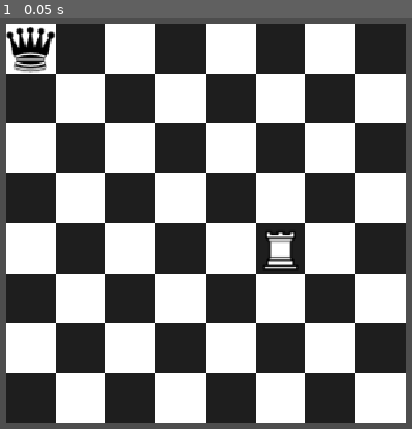
Above: before the commit, frame 1.
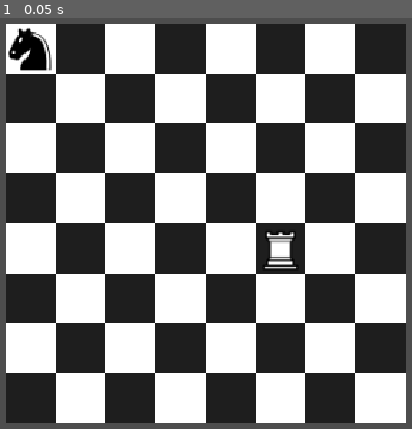
Above: after the commit, the same moment.

Repository: ConnorP12/Chess
Game: Godot game, scene res://Scenes/Chess.tscn
Two runs of this game, one before a commit and one after it. Both use one fixed random seed, a clock stepped at 60 frames per second and the inputs below.
Inputs:
- Up to frame 1 (0.05 s): no input

The runs differ from the first frame. In frame 1, 0.8% of the frame differs, in the area x 1-14%, y 2-14%.

Commit message:
made the knight and pieces only move on their turn

Diff:
--- /dev/null
+++ b/Scenes/knight.tscn
@@ -0,0 +1,41 @@
+[gd_scene format=3 uid="uid://bm7ncglpfst7s"]
+
+[ext_resource type="Script" uid="uid://dex4gjgpkg6tu" path="res://Scripts/knight.gd" id="1_43hye"]
+[ext_resource type="Texture2D" uid="uid://bjneg3fh7mu2e" path="res://Assets/ChessTextures/BKnight.svg" id="2_rslyr"]
+[ext_resource type="Texture2D" uid="uid://dnp45xyp0eesa" path="res://Assets/ChessTextures/WKnight.svg" id="3_5h62n"]
+
+[sub_resource type="AtlasTexture" id="AtlasTexture_nf5tg"]
+atlas = ExtResource("2_rslyr")
+region = Rect2(0, 0, 45, 45)
+
+[sub_resource type="AtlasTexture" id="AtlasTexture_3ejob"]
+atlas = ExtResource("3_5h62n")
+region = Rect2(0, 0, 45, 45)
+
+[sub_resource type="SpriteFrames" id="SpriteFrames_ogjxi"]
+animations = [{
+"frames": [{
+"duration": 1.0,
+"texture": SubResource("AtlasTexture_nf5tg")
+}],
+"loop": true,
+"name": &"black",
+"speed": 0.0
+}, {
+"frames": [{
+"duration": 1.0,
+"texture": SubResource("AtlasTexture_3ejob")
+}],
+"loop": true,
+"name": &"white",
+"speed": 0.0
+}]
+
+[node name="Knight" type="Node2D" unique_id=1987616563]
+scale = Vector2(0.4, 0.4)
+script = ExtResource("1_43hye")
+metadata/_custom_type_script = "uid://dvvejrnsfnkb8"
+
+[node name="AnimatedSprite2D" type="AnimatedSprite2D" parent="." unique_id=918428712]
+sprite_frames = SubResource("SpriteFrames_ogjxi")
+animation = &"white"
--- a/Scripts/chess.gd
+++ b/Scripts/chess.gd
@@ -6,6 +6,7 @@
 @onready var human = preload("res://Scenes/human.tscn")
 @onready var rook = preload("res://Scenes/rook.tscn")
 @onready var queen = preload("res://Scenes/queen.tscn")
+@onready var knight = preload("res://Scenes/knight.tscn")
 @onready var board = %Board
 var player = {}
 # Called when the node enters the scene tree for the first time.
@@ -20,7 +21,7 @@
 	for p in player.values():
 		add_child(p)
 	# add a piece
-	player["black"].piece.append(queen.instantiate())
+	player["black"].piece.append(knight.instantiate())
 	player["white"].piece.append(rook.instantiate())
 	player["white"].add_pieces()
 
@@ -36,16 +37,19 @@
 
 	for piece in player["black"].piece:
 		piece.moves = piece.possible_moves(player["white"].piece, player["black"].piece)
+		piece.turn = false
 
 	player["white"].turn = not player["white"].turn
 	for piece in player["white"].piece:
 		piece.moves = piece.possible_moves(player["black"].piece, player["white"].piece)
+		piece.turn = true
 
 
 
 func _on_player_turn_over() -> void:
 	player["black"].turn = not player["black"].turn
 	for piece in player["black"].piece:
+		piece.turn = not piece.turn
 		piece.moves = piece.possible_moves(player["white"].piece, player["black"].piece)
 		if player["black"].turn == true:
 			for enemyPiece in player["white"].piece:
@@ -55,6 +59,7 @@
 
 	player["white"].turn = not player["white"].turn
 	for piece in player["white"].piece:
+		piece.turn = not piece.turn
 		piece.moves = piece.possible_moves(player["black"].piece, player["white"].piece)
 		if player["white"].turn == true:
 			for enemyPiece in player["black"].piece:
--- /dev/null
+++ b/Scripts/knight.gd
@@ -0,0 +1,28 @@
+extends Piece
+
+
+# Called when the node enters the scene tree for the first time.
+func _process(_delta: float) -> void:
+	super(_delta)
+	$AnimatedSprite2D.play(colour)
+
+func possible_moves(enemyPieces: Array[Piece], teamPieces: Array[Piece]) -> Array:
+	var newMoves: Array
+
+	if goTo(boardPosition, -1, -2,  enemyPieces, teamPieces):
+		newMoves.append(Vector2i(boardPosition.x + -1, boardPosition.y + -2))
+	if goTo(boardPosition, 1, -2,  enemyPieces, teamPieces):
+		newMoves.append(Vector2i(boardPosition.x + 1, boardPosition.y + -2))
+	if goTo(boardPosition, 2, -1,  enemyPieces, teamPieces):
+		newMoves.append(Vector2i(boardPosition.x + 2, boardPosition.y + -1))
+	if goTo(boardPosition, 2, 1,  enemyPieces, teamPieces):
+		newMoves.append(Vector2i(boardPosition.x + 2, boardPosition.y + 1))
+	if goTo(boardPosition, 1, 2,  enemyPieces, teamPieces):
+		newMoves.append(Vector2i(boardPosition.x + 1, boardPosition.y + 2))
+	if goTo(boardPosition, -1, 2,  enemyPieces, teamPieces):
+		newMoves.append(Vector2i(boardPosition.x + -1, boardPosition.y + 2))
+	if goTo(boardPosition, -2, 1,  enemyPieces, teamPieces):
+		newMoves.append(Vector2i(boardPosition.x + -2, boardPosition.y + 1))
+	if goTo(boardPosition, -2, -1,  enemyPieces, teamPieces):
+		newMoves.append(Vector2i(boardPosition.x + -2, boardPosition.y + -1))
+	return newMoves
--- a/Scripts/piece_class.gd
+++ b/Scripts/piece_class.gd
@@ -7,7 +7,9 @@
 var colour: String
 var board
 var held: bool
+var turn: bool
 signal piece_moved
+
 
 func possible_moves(_enemyPieces: Array[Piece], _teamPieces: Array[Piece]) -> Array:
 	moves = [Vector2i(3, 2)]
@@ -34,12 +36,14 @@
 			selected = false
 			held = false
 	else:
-		for i in moves:
-			if i.x == square.x and i.y == square.y:
-				boardPosition = square
-				selected = false
-				held = false
-				piece_moved.emit()
+		if turn == true:
+			for i in moves:
+				if i.x == square.x and i.y == square.y:
+					boardPosition = square
+					selected = false
+					held = false
+					piece_moved.emit()
+		selected = false
 
 static func slide( p: Vector2i, x: int, y: int, enemyPieces: Array[Piece], teamPieces: Array[Piece]) -> Array:
 	var newMoves: Array
@@ -58,3 +62,10 @@
 			newMoves.append(Vector2i(p.x + x, p.y + y))
 			newMoves.append_array(slide(Vector2i(p.x + x, p.y + y), x, y, enemyPieces, teamPieces))
 	return newMoves
+
+static func goTo ( p: Vector2i, x: int, y: int, _enemyPieces: Array[Piece], teamPieces: Array[Piece]) -> bool:
+	var newMove: Vector2i = Vector2i(p.x + x, p.y + y)
+	for piece in teamPieces:
+		if piece.boardPosition.x == newMove.x and piece.boardPosition.y == newMove.y:
+			return false
+	return true
--- a/Scripts/player_class.gd
+++ b/Scripts/player_class.gd
@@ -13,4 +13,5 @@
 		p.colour = colour
 
 func _on_piece_moved():
+
 		turn_over.emit()
Not shown, added: Scripts/knight.gd.uid
